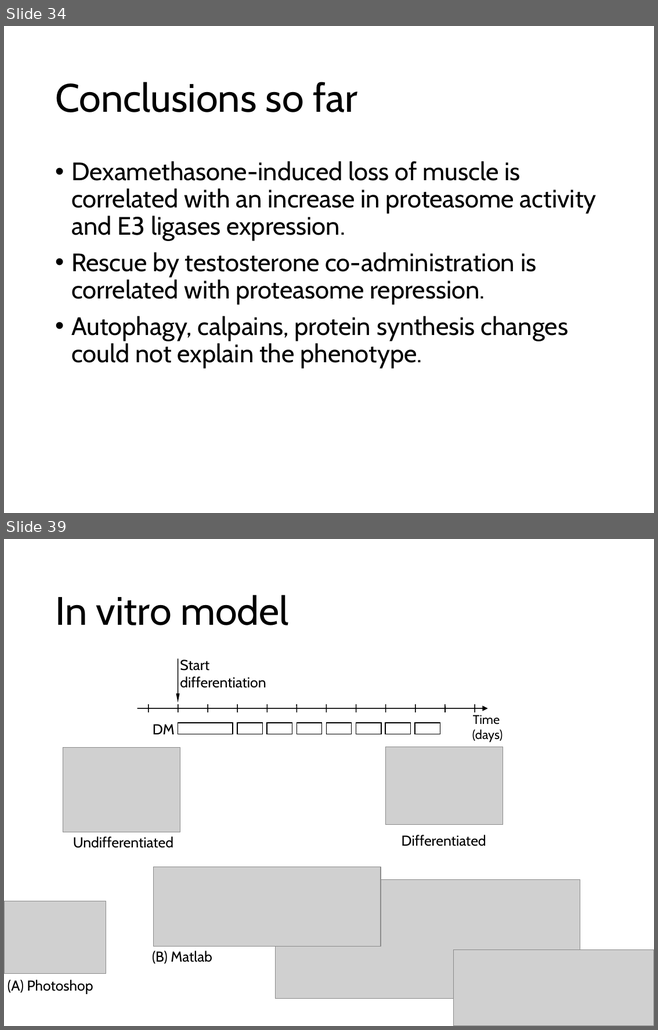
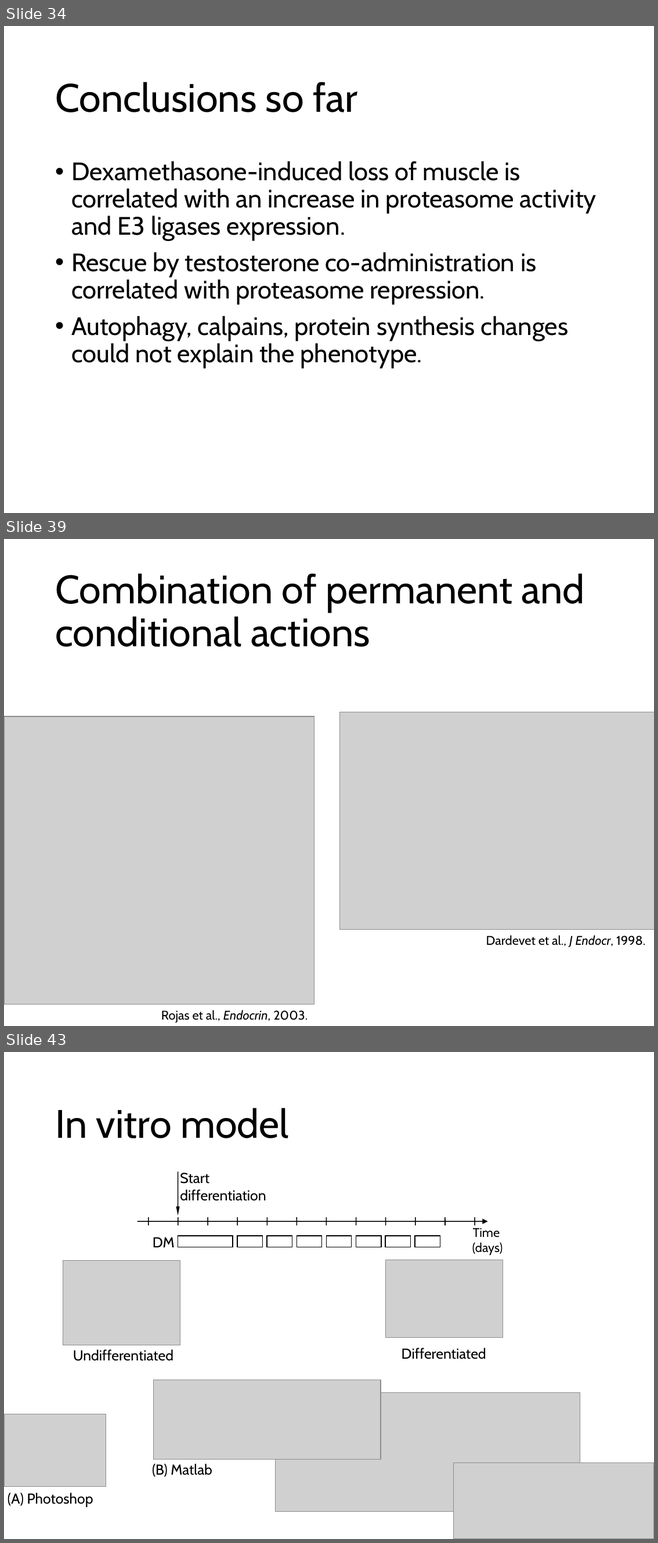
Before and after one commit to nvalexander/dissertation, a slide deck: defense.pptx. Shown one above the other, each under a label of ours: slides 34 and 39 before the commit, slides 34, 39 and 43 after it; the slides between them are not shown. The pictures are 658x1030 and 658x1543 pixels, drawn with LibreOffice and Linux fonts; fonts in the diff are those of the drawing; grey boxes stand for pictures. Boxes give left, top, right and bottom in pixels: in the first picture for what was removed or moved away, otherwise in the second. Text is boxed around its words. In the diff, an @@ line names an element or a change of style, - is before the commit and + after.

```diff
--- a/defense.pptx
+++ b/defense.pptx
@@ slide 39 added at [4, 539, 654, 1026], background #FFFFFF @@
@@ title added at [55, 573, 585, 647], 44 pt, text #000000 @@
+Combination of permanent and conditional actions
@@ picture added at [340, 712, 654, 929] @@
@@ picture added at [4, 716, 314, 1004] @@
@@ text added at [486, 935, 645, 947], 14 pt, text #000000 @@
+Dardevet et al., J Endocr, 1998.
@@ text added at [161, 1010, 307, 1023], 14 pt, text #000000 @@
+Rojas et al., Endocrin, 2003.
@@ what was slide 39 is now slide 43 @@
```
Also in this commit, not shown: 4 slides changed, 3 other slides added.
